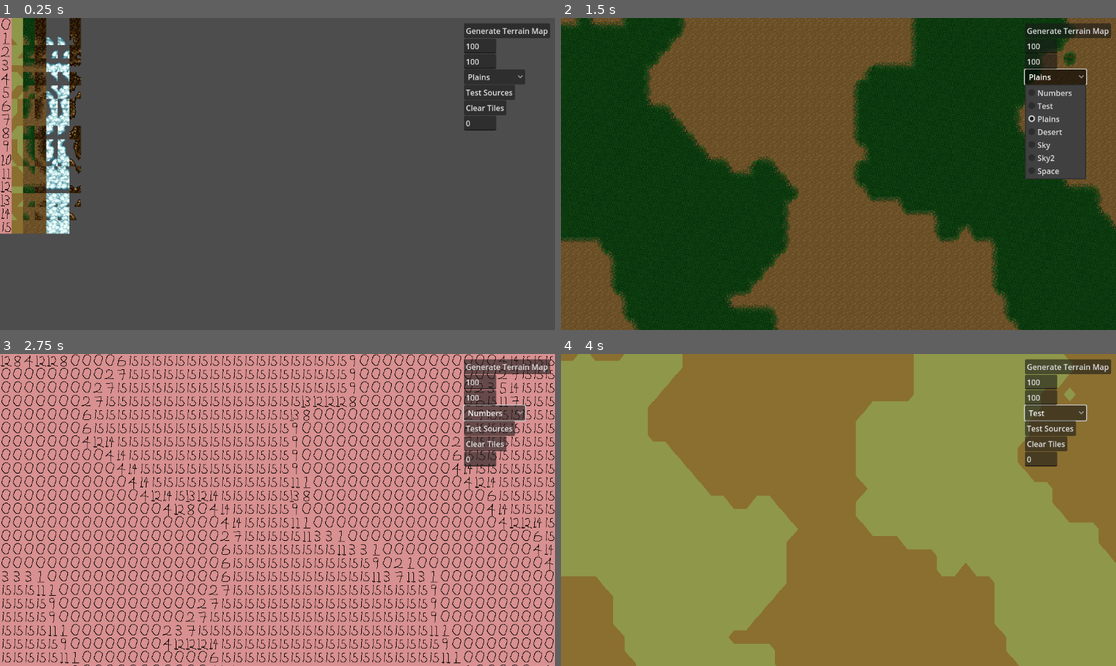
Above: before the commit, frames 1-4 (two rows, left to right).
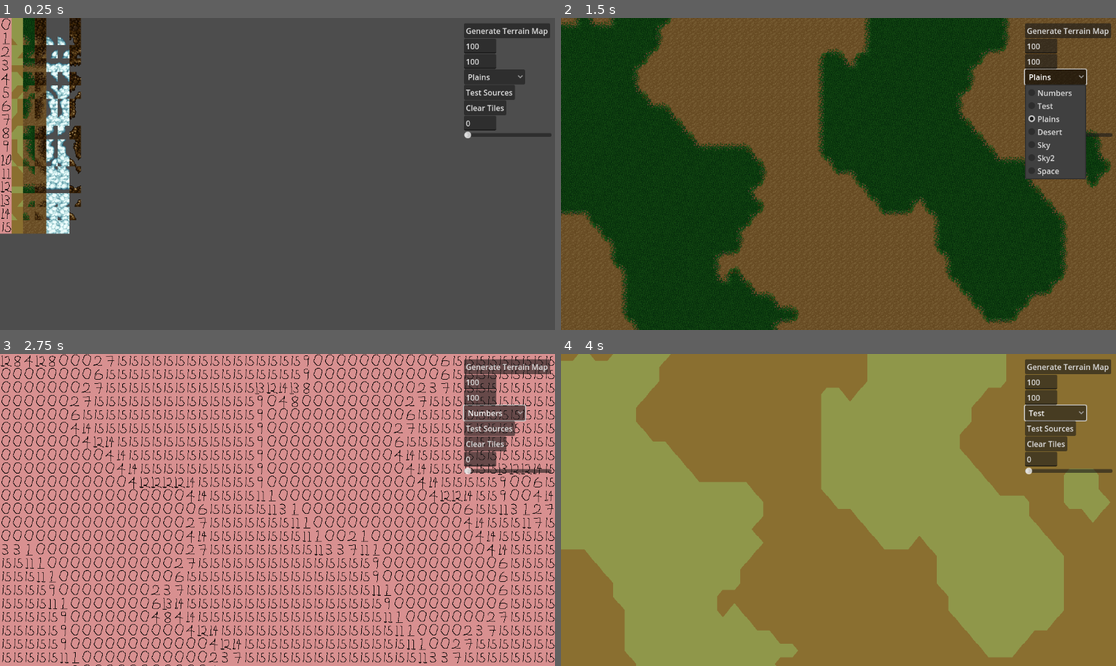
Above: after the commit, the same moments.

Repository: 28jb11/space-game
Game: Godot game, scene res://scenes/main.tscn
Two runs of this game, one before a commit and one after it. Both use one fixed random seed, a clock stepped at 60 frames per second and the inputs below.
Inputs:
- Up to frame 1 (0.25 s): no input
- Up to frame 2 (1.5 s): click "Generate Terrain Map" at 0.5 s; click "Plains" at 1.25 s
- Up to frame 3 (2.75 s): click "Test Sources" at 2 s
- Up to frame 4 (4 s): click "Numbers" at 2.75 s; click "Clear Tiles" at 3.5 s

The runs differ from the first frame. In frame 1, 0.2% of the frame differs, in the area x 83-100%, y 36-39%; in frame 2, 23%, in the area x 0-100%, y 0-100%; in frame 3, 10%; in frame 4, 22%.

Commit message:
added frequency slider to test controls

Diff:
--- a/scenes/generate_terrain.tscn
+++ b/scenes/generate_terrain.tscn
@@ -4,7 +4,7 @@
 
 [sub_resource type="FastNoiseLite" id="FastNoiseLite_7mjxn"]
 seed = 3
-frequency = 0.0315
+frequency = 0.0361
 
 [sub_resource type="NoiseTexture2D" id="NoiseTexture2D_4yeeh"]
 noise = SubResource("FastNoiseLite_7mjxn")
--- a/scenes/test_controls.tscn
+++ b/scenes/test_controls.tscn
@@ -76,8 +76,17 @@
 text = "0"
 placeholder_text = "Seed"
 
+[node name="Frequency" type="HSlider" parent="."]
+layout_mode = 0
+offset_top = 224.0
+offset_right = 182.0
+offset_bottom = 240.0
+max_value = 1.0
+step = 0.001
+
 [connection signal="pressed" from="GenerateTerrainButton" to="." method="_on_generate_terrain_button_pressed"]
 [connection signal="item_selected" from="SelectTerrainMenu" to="." method="_on_select_terrain_menu_item_selected"]
 [connection signal="pressed" from="TestSources" to="." method="_on_test_sources_pressed"]
 [connection signal="pressed" from="ClearTiles" to="." method="_on_clear_tiles_pressed"]
 [connection signal="text_submitted" from="Seed" to="." method="_on_seed_text_submitted"]
+[connection signal="drag_ended" from="Frequency" to="." method="_on_frequency_drag_ended"]
--- a/scripts/generate_terrain.gd
+++ b/scripts/generate_terrain.gd
@@ -28,3 +28,6 @@
 
 func set_seed(noise_seed: int):
 	noise.seed = noise_seed
+
+func set_frequency(noise_frequency: float):
+	noise.frequency = noise_frequency
--- a/scripts/test_controls.gd
+++ b/scripts/test_controls.gd
@@ -7,6 +7,7 @@
 @onready var height_input = $HeightInput
 @onready var generate_terain_button = $GenerateTerrainButton
 @onready var terrain_generator = $"../GenerateTerrain"
+@onready var frequency_slider = $Frequency
 
 @onready var terrain_id = 2
 
@@ -16,6 +17,8 @@
 
 func _ready() -> void:
 	# TODO what is this doing here?
+	# This should only happen in main, or in a node dedicated to initialization.
+	# How?
 	tile_sources = tile_wrapper.initialize()
 
 func _on_generate_terrain_button_pressed() -> void:
@@ -39,3 +42,8 @@
 func _on_seed_text_submitted(new_text: String) -> void:
 	terrain_generator.set_seed(int(new_text))
 	generate_terrain()
+
+
+func _on_frequency_drag_ended(_value_changed: bool) -> void:
+	terrain_generator.set_frequency(frequency_slider.value)
+	pass # Replace with function body.
